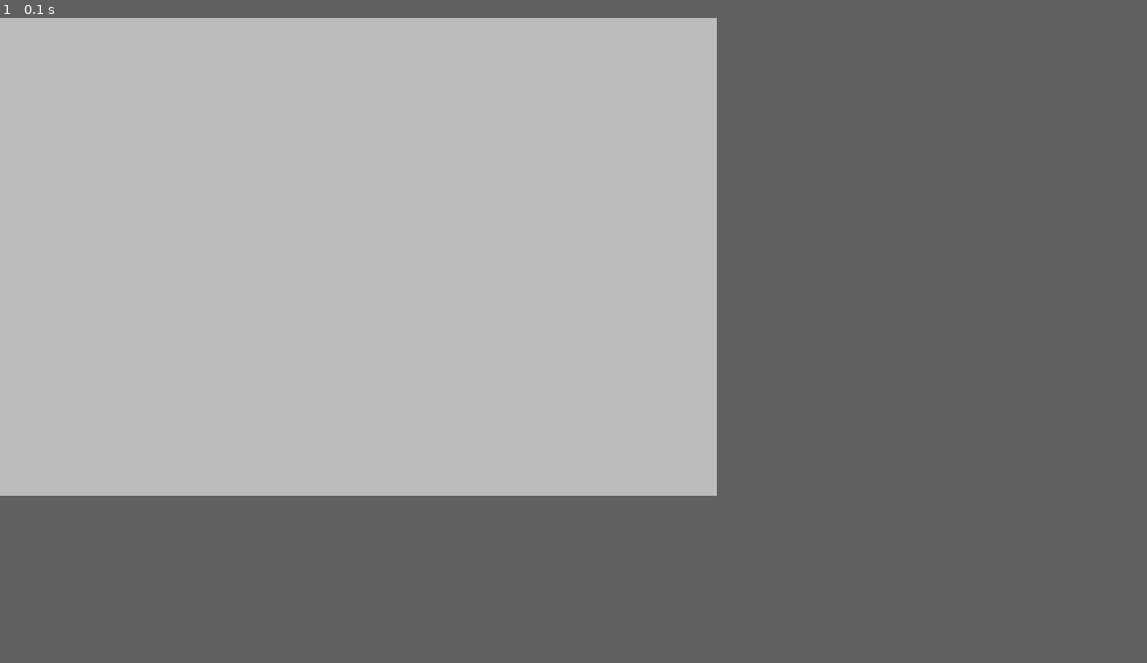
Above: before the commit, frame 1.
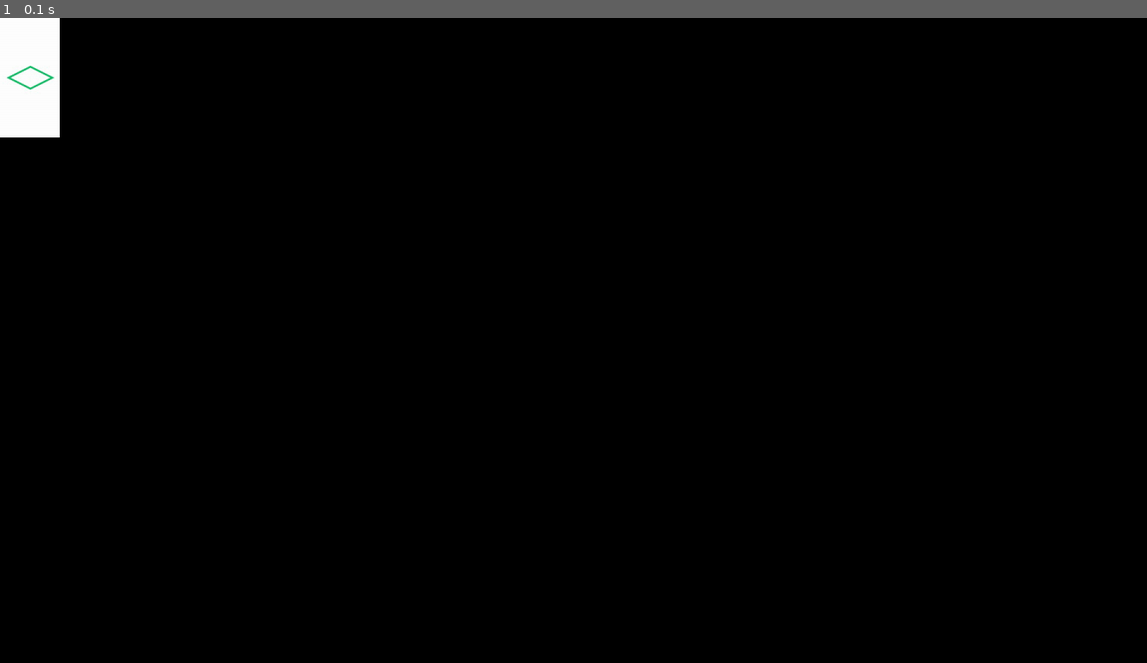
Above: after the commit, the same moment.

Repository: MifiLoiz/Sett
Game: pygame game, started from set_game_v1.py
Two runs of this game, one before a commit and one after it. Both use one fixed random seed, a clock stepped at 60 frames per second and the inputs below.
Inputs:
- Up to frame 1 (0.1 s): no input
The window is 900x600 before the commit and 1440x810 after it. Grey fills any space a smaller window leaves; there, only what the larger window draws over its background counts as a difference.

The runs differ from the first frame. In frame 1, 46% of the frame differs, in the area x 0-63%, y 0-75%.

Commit message:
quick push - card shown on screen

Diff:
--- a/set_game_v1.py
+++ b/set_game_v1.py
@@ -12,6 +12,10 @@
 pygame.display.set_caption("Set")
 gameDisplay.fill(background_col)
 
+
+plaatje = pygame.image.load('kaarten/' + "greendiamondempty1" + '.gif').convert()
+scrn = pygame.display.set_mode((0,0))
+scrn.blit(plaatje, (0,0))
 pygame.display.flip()
 
 exit = False
